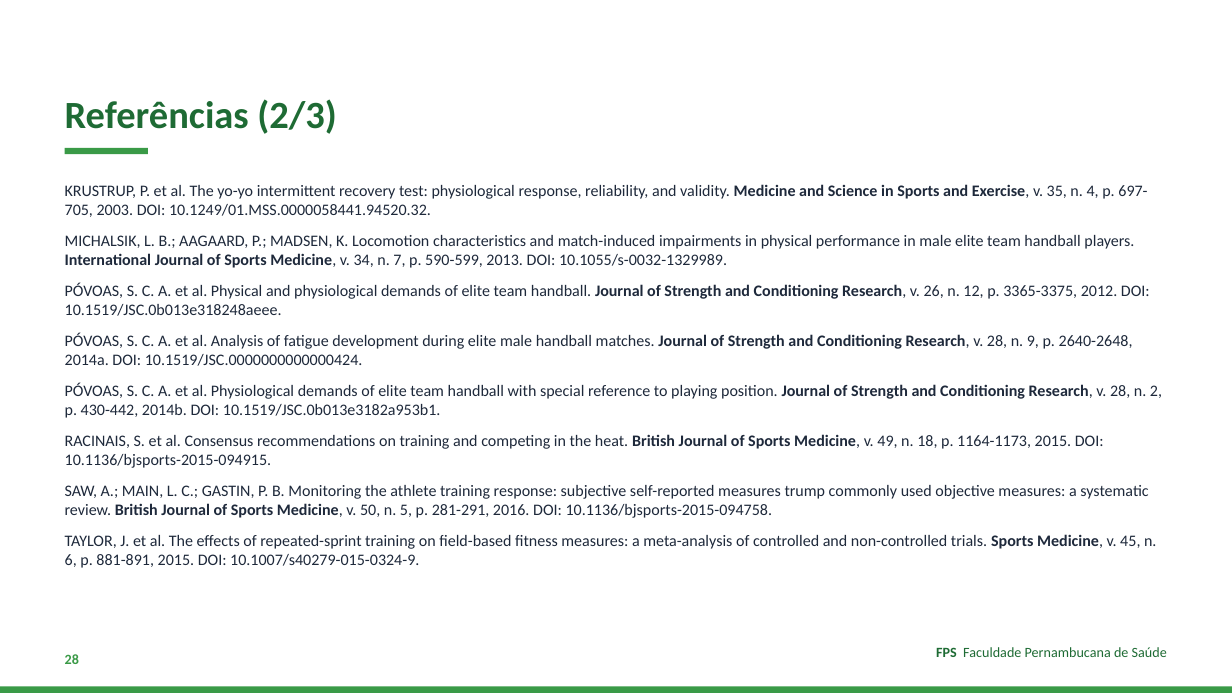
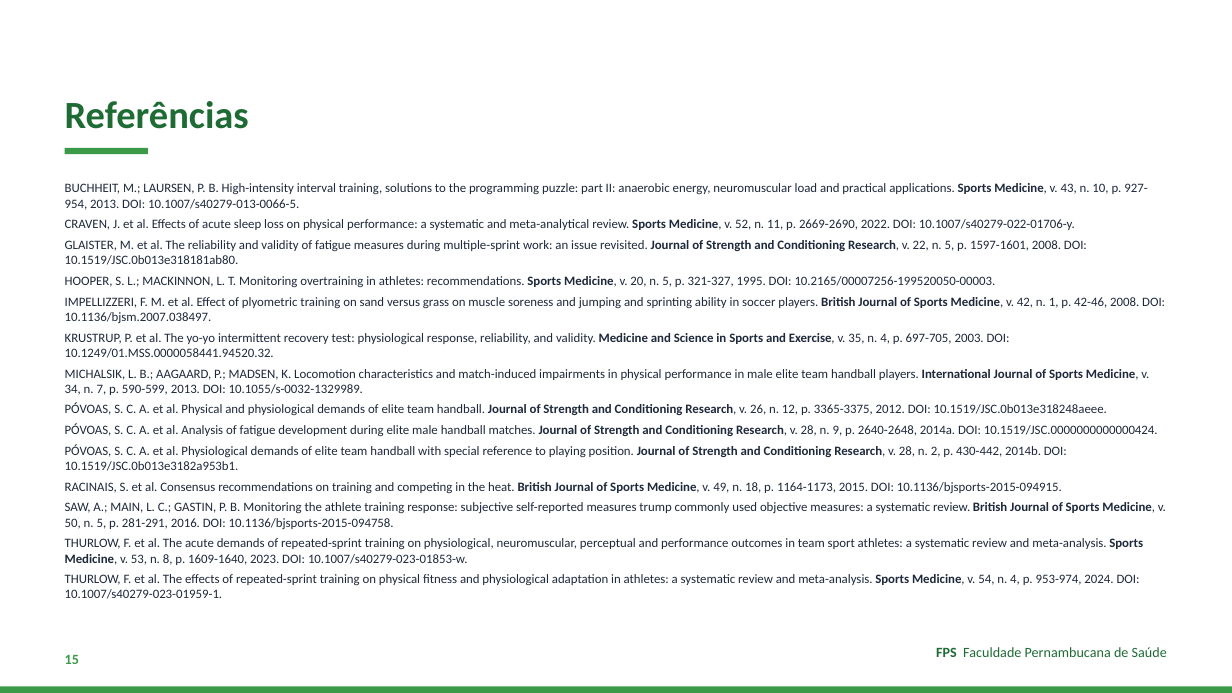
Before and after one commit to Institutomoraisandrade/CRM, a slide deck: slide 15 of trabalho-fps/trabalhos/2026-11-11-handebol-rsa/apresentacao.pptx (slide 28 before the commit). Drawn at 1232x693 pixels with LibreOffice and Linux fonts; fonts in the diff are those of the drawing. Boxes give left, top, right and bottom in pixels: in the first picture for what was removed or moved away, otherwise in the second. Text is boxed around its words. In the diff, an @@ line names an element or a change of style, - is before the commit and + after.

```diff
--- a/trabalho-fps/trabalhos/2026-11-11-handebol-rsa/apresentacao.pptx
+++ b/trabalho-fps/trabalhos/2026-11-11-handebol-rsa/apresentacao.pptx
@@ text at [65, 101, 249, 129]: text changed @@
-Referências (2/3)
+Referências
@@ text at [65, 183, 1165, 323]: paragraphs added @@
+BUCHHEIT, M.; LAURSEN, P. B. High-intensity interval training, solutions to the programming puzzle: part II: anaerobic energy, neuromuscular load and practical applications. Sports Medicine, v. 43, n. 10, p. 927-954, 2013. DOI: 10.1007/s40279-013-0066-5.
+CRAVEN, J. et al. Effects of acute sleep loss on physical performance: a systematic and meta-analytical review. Sports Medicine, v. 52, n. 11, p. 2669-2690, 2022. DOI: 10.1007/s40279-022-01706-y.
+GLAISTER, M. et al. The reliability and validity of fatigue measures during multiple-sprint work: an issue revisited. Journal of Strength and Conditioning Research, v. 22, n. 5, p. 1597-1601, 2008. DOI: 10.1519/JSC.0b013e318181ab80.
+HOOPER, S. L.; MACKINNON, L. T. Monitoring overtraining in athletes: recommendations. Sports Medicine, v. 20, n. 5, p. 321-327, 1995. DOI: 10.2165/00007256-199520050-00003.
+IMPELLIZZERI, F. M. et al. Effect of plyometric training on sand versus grass on muscle soreness and jumping and sprinting ability in soccer players. British Journal of Sports Medicine, v. 42, n. 1, p. 42-46, 2008. DOI: 10.1136/bjsm.2007.038497.
@@ text at [65, 333, 1166, 529]: size 12.5 to 10 pt in "KRUSTRUP, P. et al. The yo-yo intermittent ...", "MICHALSIK, L. B.; AAGAARD, P.; MADSEN, K. ...", "PÓVOAS, S. C. A. et al. Physical ...", "PÓVOAS, S. C. A. et al. Analysis ..." and 3 more places; less space between paragraphs @@
@@ text at [65, 538, 1143, 599]: text changed; size 12.5 to 10 pt @@
-TAYLOR, J. et al. The effects of repeated-sprint training on field-based fitness measures: a meta-analysis of controlled and non-controlled trials. Sports Medicine, v. 45, n. 6, p. 881-891, 2015. DOI: 10.1007/s40279-015-0324-9.
+THURLOW, F. et al. The acute demands of repeated-sprint training on physiological, neuromuscular, perceptual and performance outcomes in team sport athletes: a systematic review and meta-analysis. Sports Medicine, v. 53, n. 8, p. 1609-1640, 2023. DOI: 10.1007/s40279-023-01853-w.
+THURLOW, F. et al. The effects of repeated-sprint training on physical fitness and physiological adaptation in athletes: a systematic review and meta-analysis. Sports Medicine, v. 54, n. 4, p. 953-974, 2024. DOI: 10.1007/s40279-023-01959-1.
@@ text at [65, 655, 79, 664]: text changed @@
-28
+15
```
Also in this commit, not shown: 12 other slides changed, 1 slide added, 15 slides removed, 4 other files.
